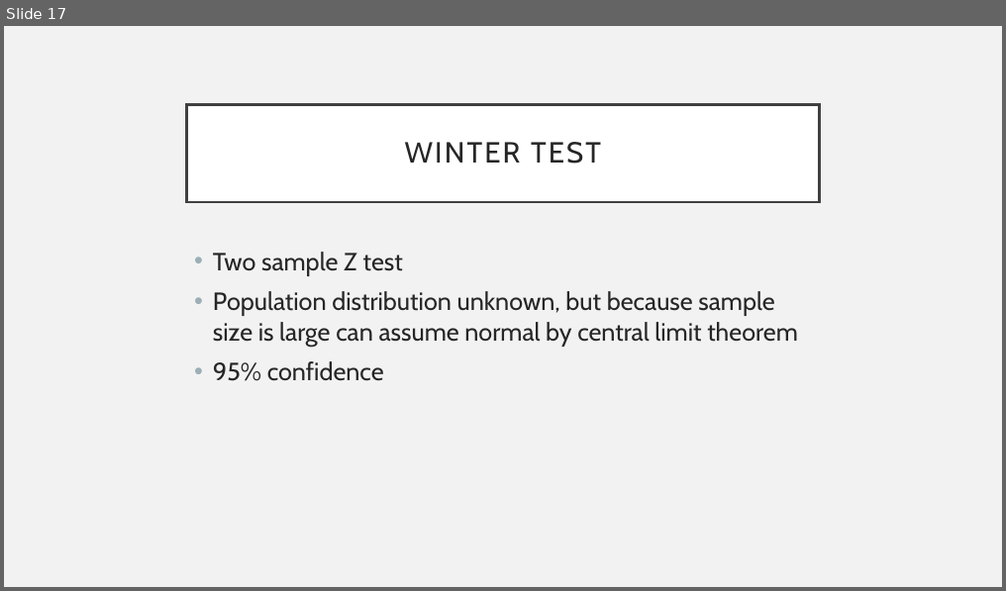
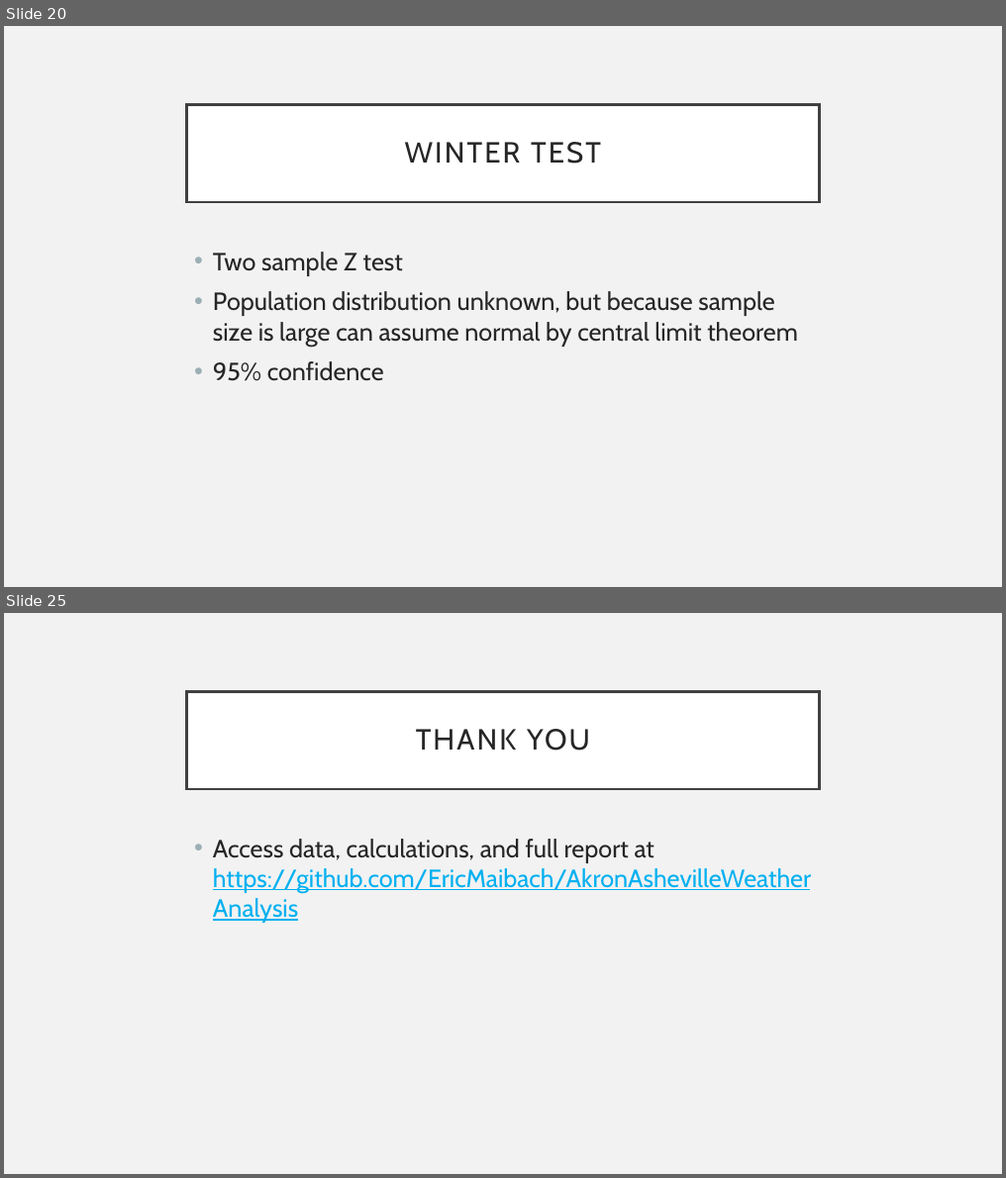
Before and after one commit to EricMaibach/AkronAshevilleWeatherAnalysis, a slide deck: AkronAshevillePresentation.pptx. Shown one above the other, each under a label of ours: slide 17 before the commit, slides 20 and 25 after it; the slides between them are not shown. The pictures are 1006x591 and 1006x1178 pixels, drawn with LibreOffice and Linux fonts; fonts in the diff are those of the drawing. Boxes give left, top, right and bottom in pixels: in the first picture for what was removed or moved away, otherwise in the second. Text is boxed around its words. In the diff, an @@ line names an element or a change of style, - is before the commit and + after.

```diff
--- a/AkronAshevillePresentation.pptx
+++ b/AkronAshevillePresentation.pptx
@@ slide 25 added at [4,613,1002,1174], background #F2F2F2 @@
@@ title added at [187,691,819,789], fill #FFFFFF, outline #404040 2.5 pt, 28 pt, text #262626 @@
+THANK YOU
@@ text added at [213,839,811,893], 24 pt, text #00B0F0, underline @@
+• Access data, calculations, and full report at https://github.com/EricMaibach/AkronAshevilleWeatherAnalysis
@@ what was slide 17 is now slide 20 @@
```
Also in this commit, not shown: 4 slides changed, 6 other slides added, 1 slide removed, 1 other file.
